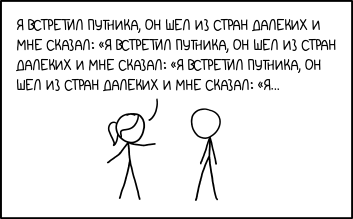
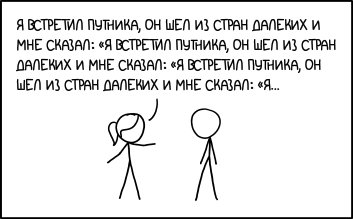
The second 353 x 219 image is a revision of the first. Changes to its layers:
painted on "Я встретил путника, он шел из ..." over 16, 18, 336, 92
